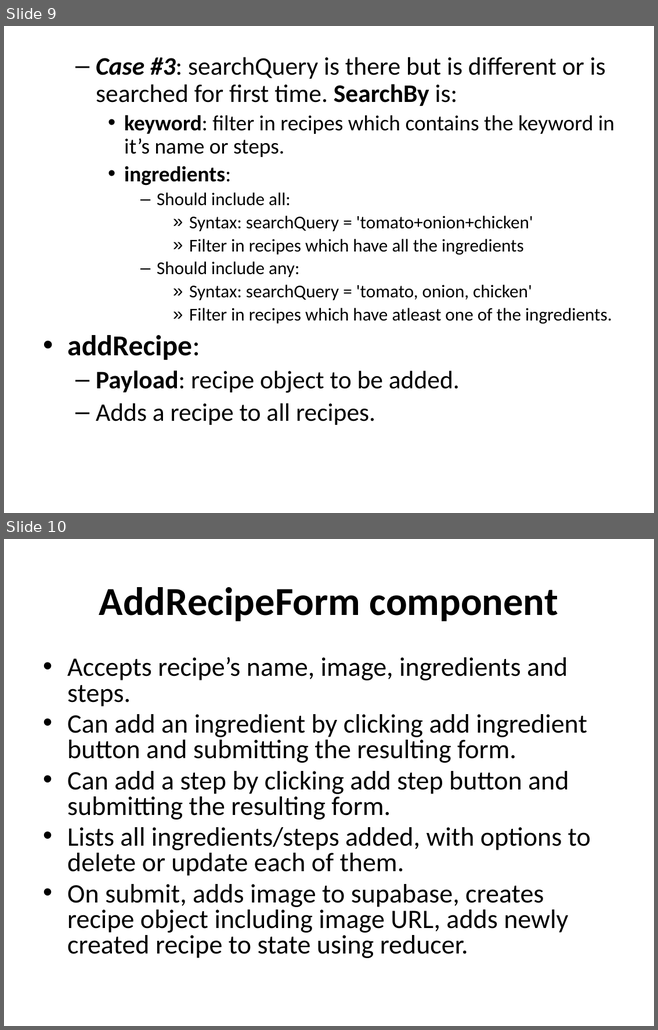
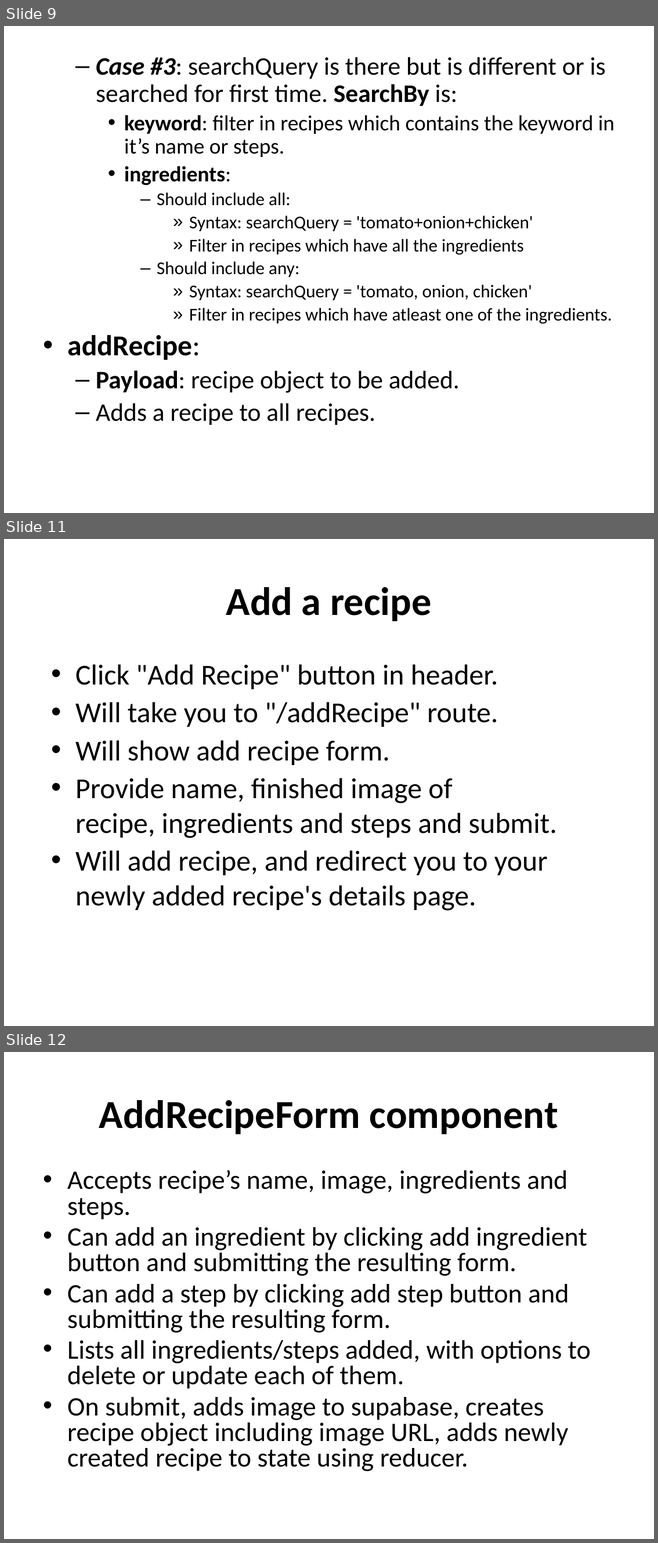
Before and after one commit to RamandeepChamba/recipe-book, a slide deck: readme.pptx. Shown one above the other, each under a label of ours: slides 9 and 10 before the commit, slides 9, 11 and 12 after it; the slides between them are not shown. The pictures are 658x1030 and 658x1543 pixels, drawn with LibreOffice and Linux fonts; fonts in the diff are those of the drawing. Boxes give left, top, right and bottom in pixels: in the first picture for what was removed or moved away, otherwise in the second. Text is boxed around its words. In the diff, an @@ line names an element or a change of style, - is before the commit and + after.

```diff
--- a/readme.pptx
+++ b/readme.pptx
@@ slide 11 added at (4, 539, 654, 1026), background #FFFFFF @@
@@ title added at (226, 587, 431, 621), 44 pt, text #000000, bold @@
+Add a recipe
@@ text added at (75, 664, 557, 911), 32 pt, text #000000 @@
+• Click "Add Recipe" button in header.
+• Will take you to "/addRecipe" route.
+• Will show add recipe form.
+• Provide name, finished image of recipe, ingredients and steps and submit.
+• Will add recipe, and redirect you to your newly added recipe's details page.
@@ what was slide 10 is now slide 12 @@
```
Also in this commit, not shown: 3 slides changed, 9 other slides added.
